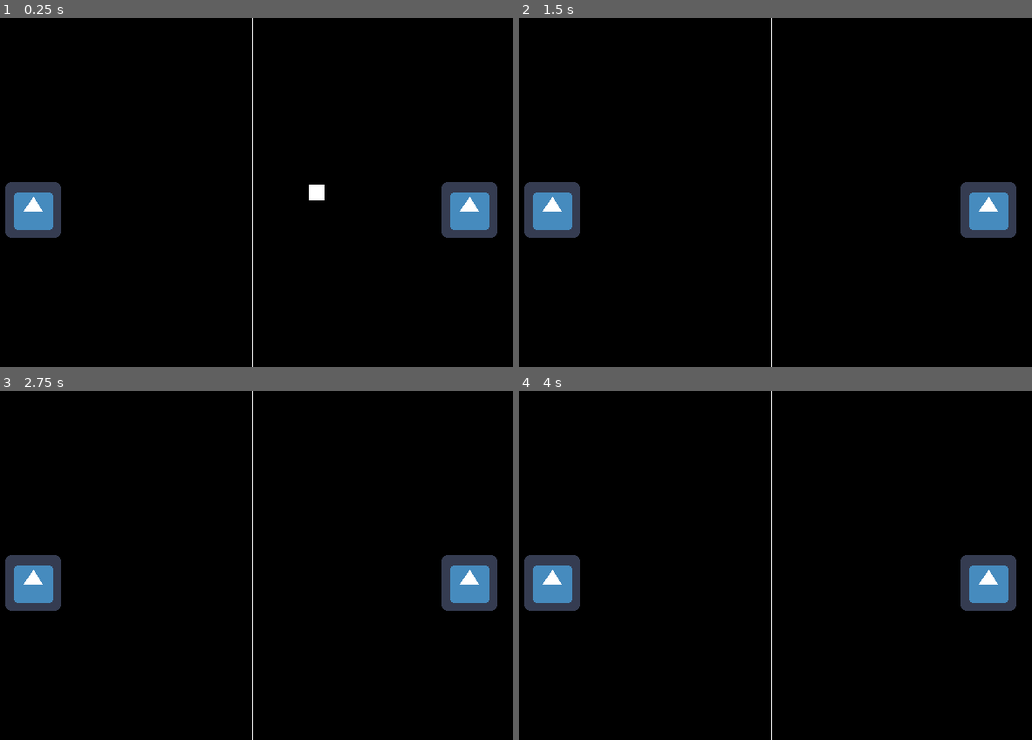
Above: before the commit, frames 1-4 (two rows, left to right).
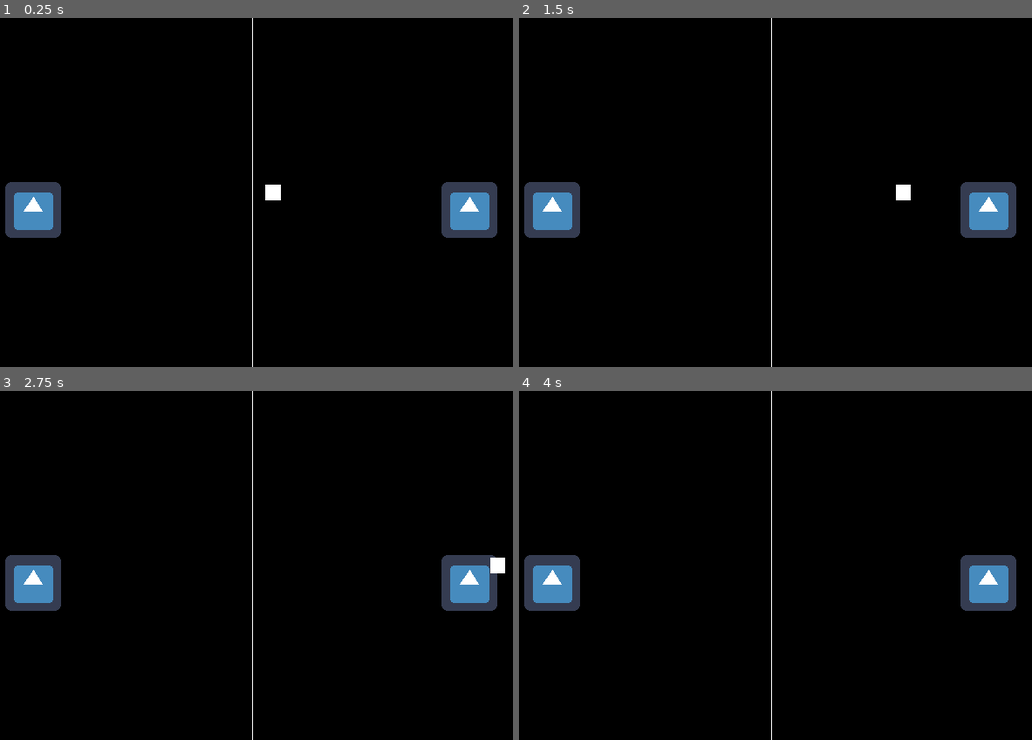
Above: after the commit, the same moments.

Repository: abdallahkhaled72/testgodot
Game: Godot game, scene res://PingGame.tscn
The game is run twice, just before and just after one commit, with the same random seed, the same clock (stepped at 60 frames per second) and the same inputs. The engine's default icon, where the game draws it, is replaced by a stand-in: a white triangle on a blue panel in a dark square.
Inputs:
- Up to frame 1 (0.25 s): no input
- Up to frame 2 (1.5 s): no input
- Up to frame 3 (2.75 s): no input
- Up to frame 4 (4 s): tap Enter at 3.5 s

The runs differ from the first frame. In frame 1, 0.3% of the frame differs, in the area x 51-64%, y 47-53%; in frame 2, 0.1%; in frame 3, 0.1%; in frame 4, nothing differs.

Commit message:
add this comment   ezz changes ball speed from 300 to 100

Diff:
--- a/Ball.gd
+++ b/Ball.gd
@@ -1,6 +1,6 @@
 extends Area2D
-
-const DEFAULT_SPEED = 300
+#ezz changes ball speed from 300 to 100
+const DEFAULT_SPEED = 100
 
 var _speed = DEFAULT_SPEED
 var direction = Vector2.RIGHT
